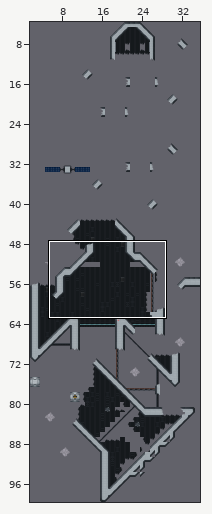
Two states of a Tiled map (JSON), core/assets/levels/level_2/level_6.tmj. The picture above shows the old version from afar; the outline marks the close-up.
Close-up. Old version:
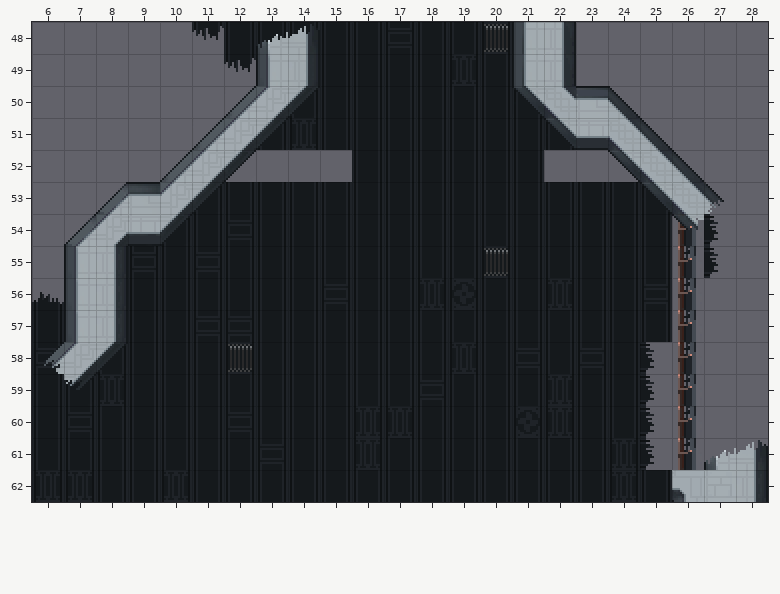
Cells are 16x16 px. Shown: x 6..28, y 48..62. The commit also changed other parts of the map, which this record leaves out.
And afterwards:
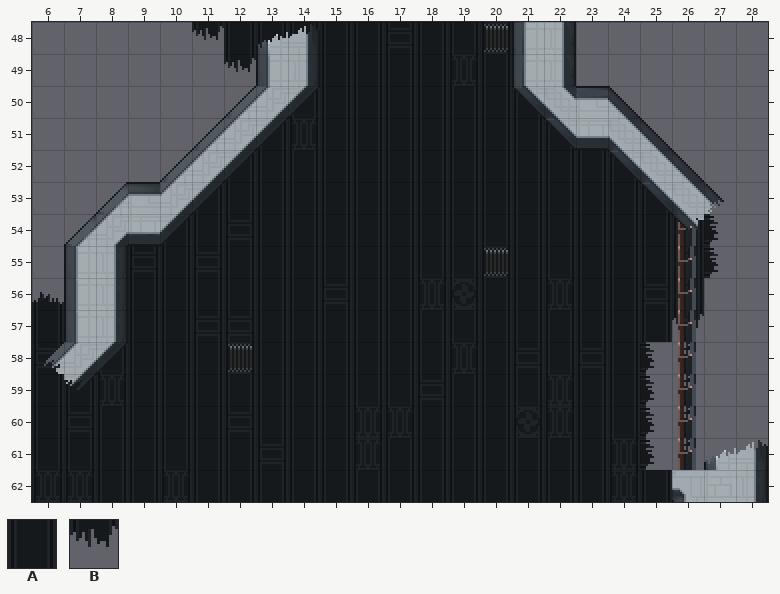
Key: from "space-tiles": A 82 "Background", B 167 "Background".
_ is an empty cell.
Tiles of an added or newly shown layer are drawn over the layers below it.
The edit:
Layer "backback" (now shown):
y 52: x 12..15 ____ -> AAAA; x 22..24 ___ -> AAA
y 54..56: x 26 _ -> A
y 57: x 26 _ -> B
